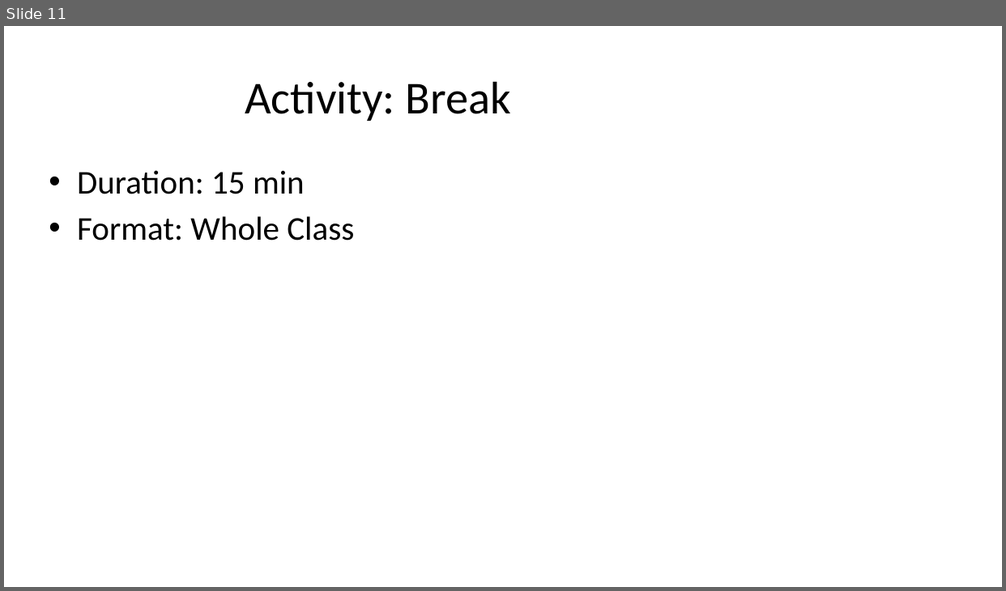
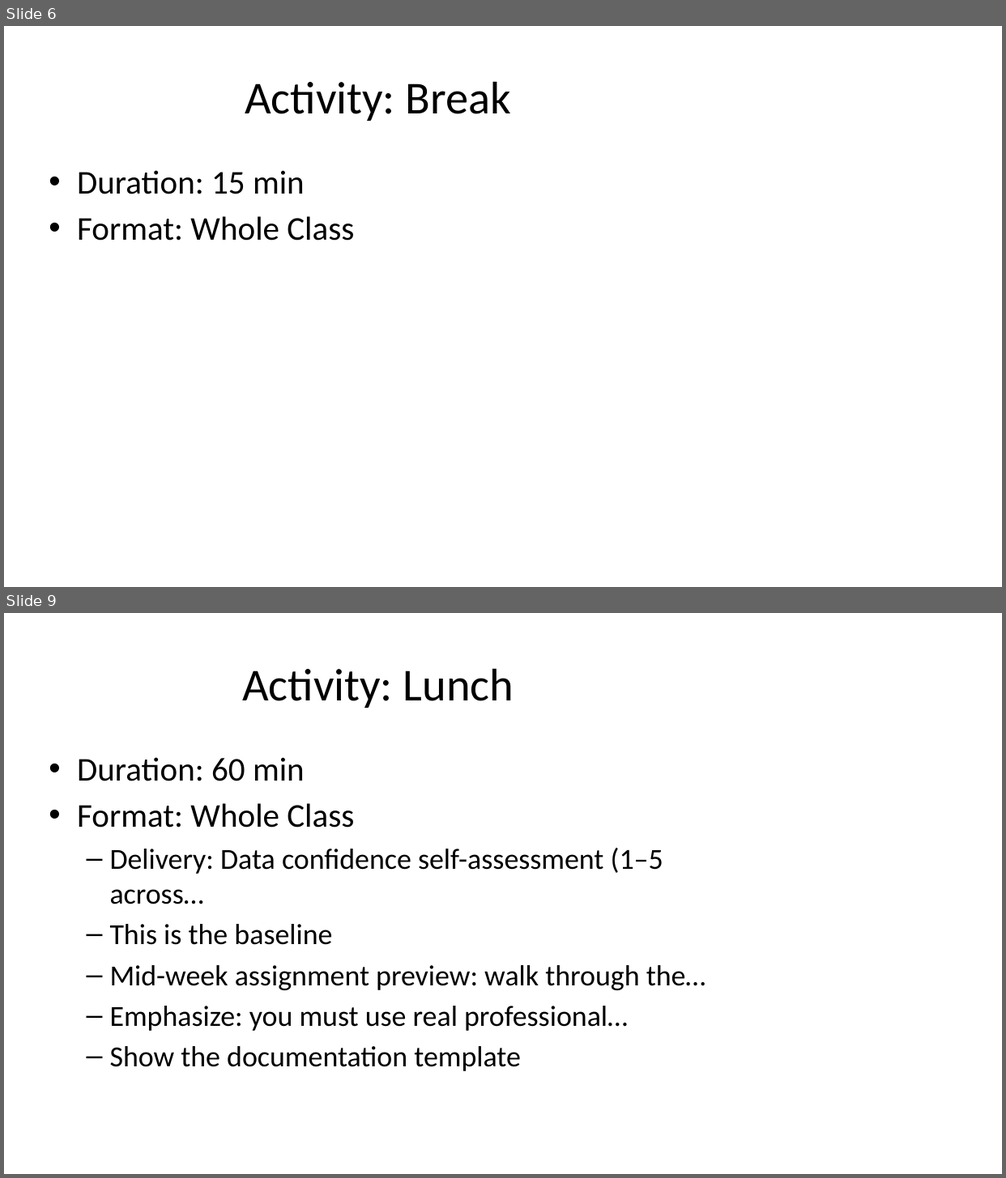
Before and after one commit to nlwtest2020/AyElSeeMoldo, a slide deck: curriculum-planner/output/slides/session_01_slides.pptx. Shown one above the other, each under a label of ours: slide 11 before the commit, slides 6 and 9 after it; the slides between them are not shown. The pictures are 1006x591 and 1006x1178 pixels, drawn with LibreOffice and Linux fonts; fonts in the diff are those of the drawing. Boxes give left, top, right and bottom in pixels: in the first picture for what was removed or moved away, otherwise in the second. Text is boxed around its words. In the diff, an @@ line names an element or a change of style, - is before the commit and + after.

```diff
--- a/curriculum-planner/output/slides/session_01_slides.pptx
+++ b/curriculum-planner/output/slides/session_01_slides.pptx
@@ slide 9 added at box(4, 613, 1002, 1174), background #FFFFFF @@
@@ title added at box(242, 668, 513, 708), 44 pt, text #000000 @@
+Activity: Lunch
@@ text added at box(77, 757, 706, 1071), 28 pt, text #000000 @@
+• Duration: 60 min
+• Format: Whole Class
+  – Delivery: Data confidence self-assessment (1–5 across…
+  – This is the baseline
+  – Mid-week assignment preview: walk through the…
+  – Emphasize: you must use real professional…
+  – Show the documentation template
@@ what was slide 11 is now slide 6 @@
```
Also in this commit, not shown: 4 slides changed, 2 other slides added, 4 slides removed, 11 other files.
